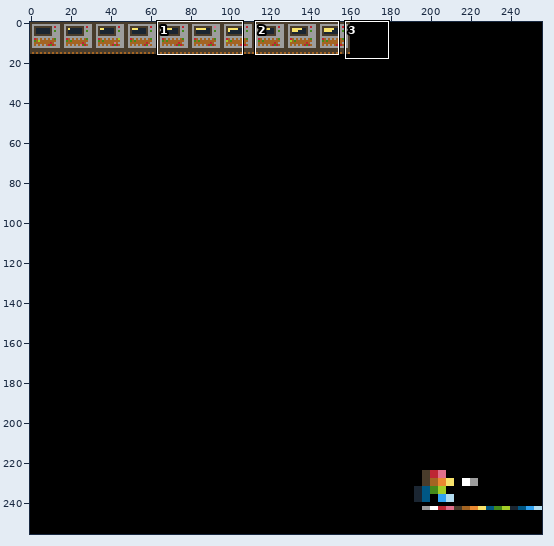
One commit to this sprite sheet: data/terminal.png. Above, an overview of the earlier version with the close-up marked.
Close-up. As it was:
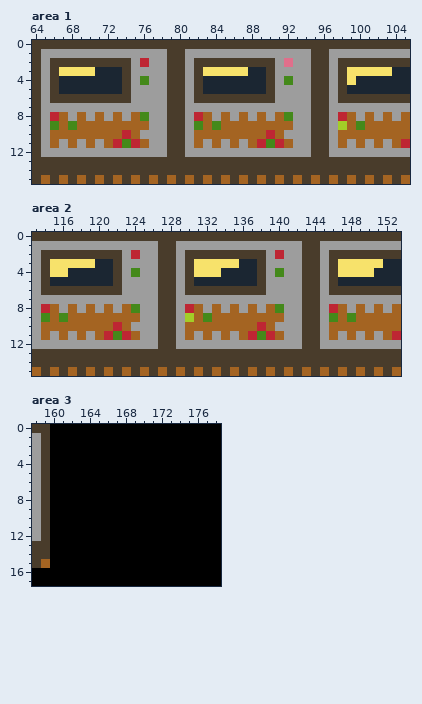
The file is 256x256 pixels. Shown: area 1: x 64..105, y 0..15; area 2: x 113..153, y 0..15; area 3: x 158..178, y 0..17. The commit also changed other parts of the picture, which this record leaves out.
Once edited:
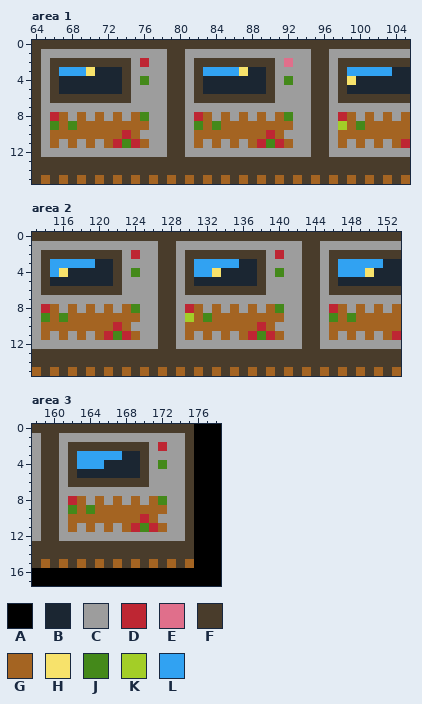
Palette (. is transparent): A #000000  B #1b2632  C #9d9d9d  D #be2633  E #e06f8b  F #493c2b  G #a46422  H #f7e26b  J #44891a  K #a3ce27  L #31a2f2
The edit:
Area 1:
The edit turns colour H into colour L in row 3 at x 67 to 69, 83 to 86 and 99 to 103.
Area 2:
The edit turns colour H into colour L in row 3 at x 115 to 119, 131 to 135 and 147 to 151; in row 4 at x 115, 131 to 132 and 147 to 149.
Area 3:
The edit turns colour A into colour B in row 3 at x 168 to 169; in row 4 at x 166 to 169; in row 5 at x 163 to 169.
The edit turns colour A into colour C in row 1 at x 161 to 174; in row 2 at x 161, 171 and 173 to 174; in row 3 at x 161 and 171 to 174; in row 4 at x 161, 171 and 173 to 174; in rows 5 to 6 at x 161 and 171 to 174; in row 7 at x 161 to 174.
The edit turns colour A into colour C in row 8 at x 161, 164, 166, 168, 170 and 173 to 174; in row 9 at x 161 and 173 to 174; in row 10 at x 161 and 172 to 174; in row 11 at x 161, 163, 165, 167 and 173 to 174; in row 12 at x 161 to 174.
The edit turns colour A into colour D in row 2 at x 172; in row 8 at x 162; in row 10 at x 170; in row 11 at x 169 and 171.
The edit turns colour A into colour F in row 0 at x 160 to 175; in row 1 at x 160 and 175; in row 2 at x 160, 162 to 170 and 175; in rows 3 to 5 at x 160, 162, 170 and 175; in row 6 at x 160, 162 to 170 and 175; in rows 7 to 12 at x 160 and 175.
The edit turns colour A into colour F in rows 13 to 14 at x 160 to 175; in row 15 at x 160, 162, 164, 166, 168, 170, 172 and 174.
The edit turns colour A into colour G in row 8 at x 163, 165, 167, 169 and 171; in row 9 at x 163 and 165 to 172; in row 10 at x 162 to 169 and 171; in row 11 at x 162, 164, 166, 168 and 172; in row 15 at x 161, 163, 165, 167, 169, 171, 173 and 175.
The edit turns colour A into colour J in row 4 at x 172; in row 8 at x 172; in row 9 at x 162 and 164; in row 11 at x 170.
The edit turns colour A into colour L in row 3 at x 163 to 167; in row 4 at x 163 to 165.
